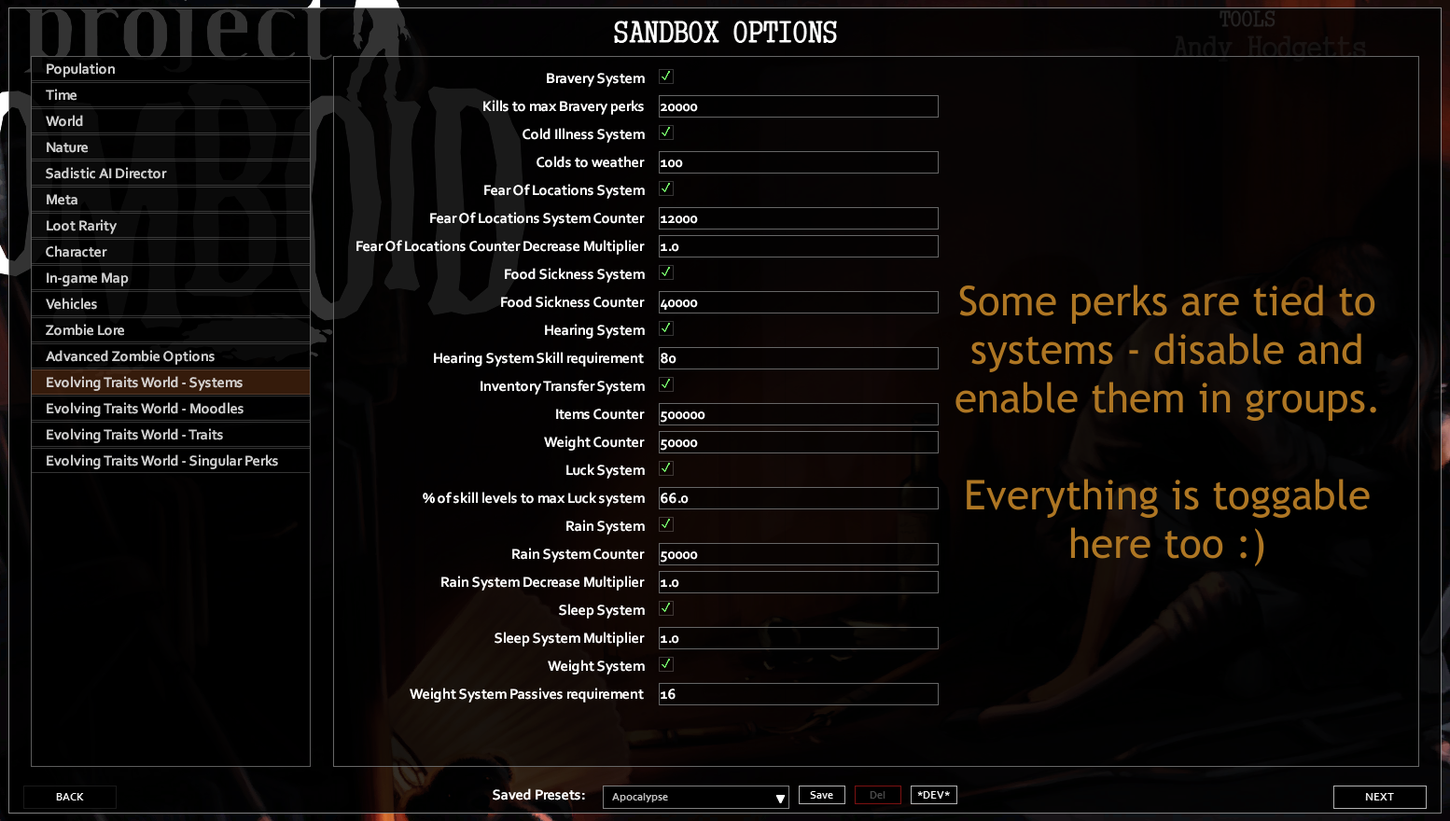
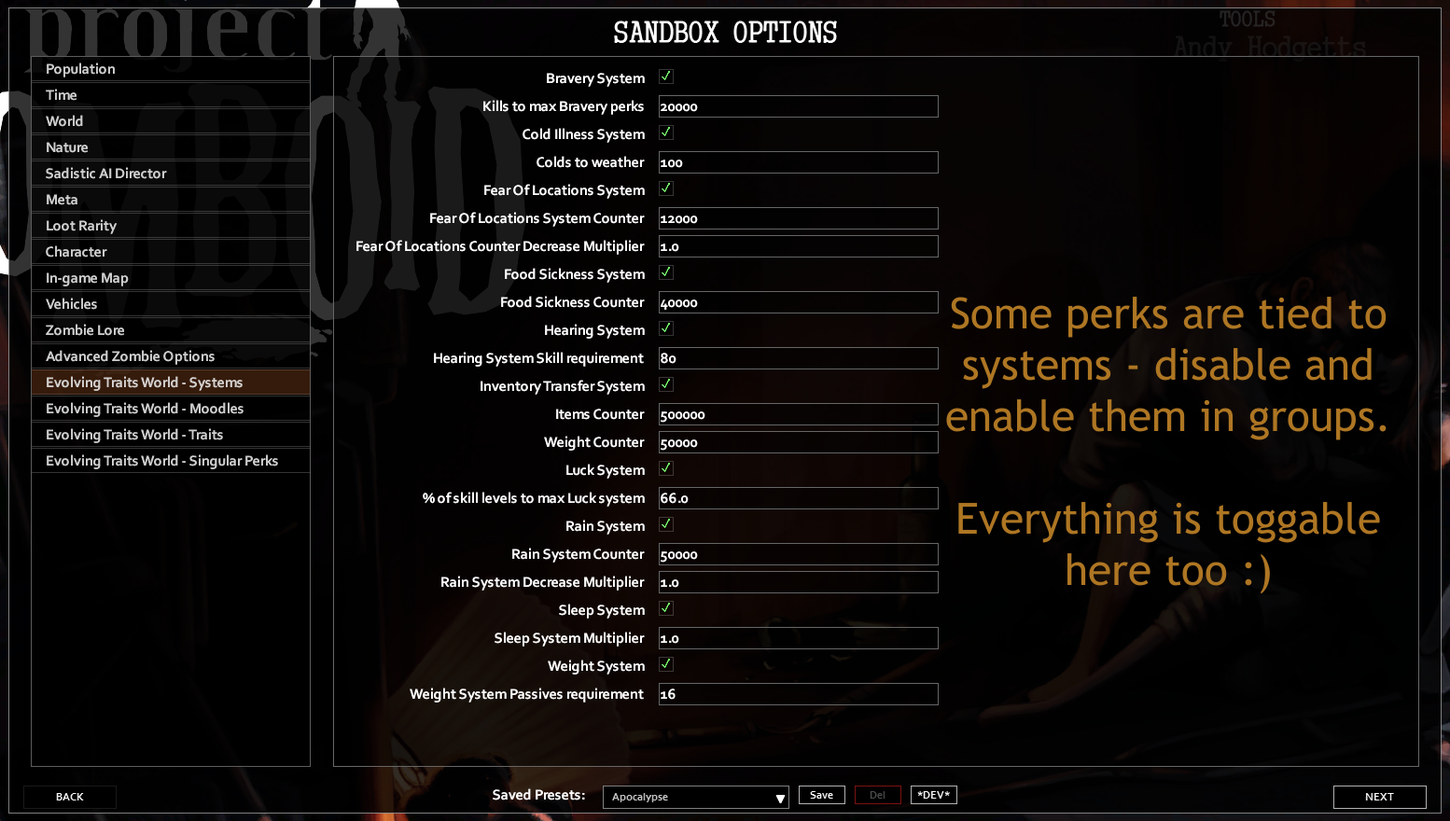
Layered file, before and after one edit (1450x821). Changes by layer:
painted on "..." over [946, 284, 1387, 595]
